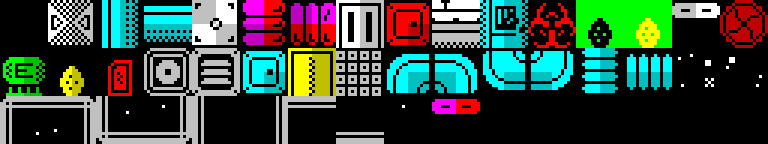
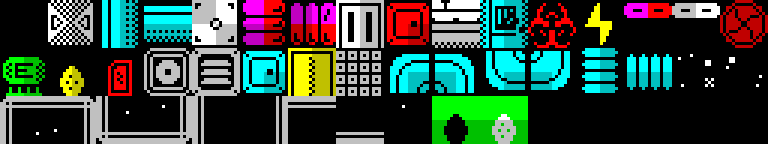
Layered file, before and after one edit (768×144). Changes by layer:
painted on "work.png" over 387, 0, 672, 144
